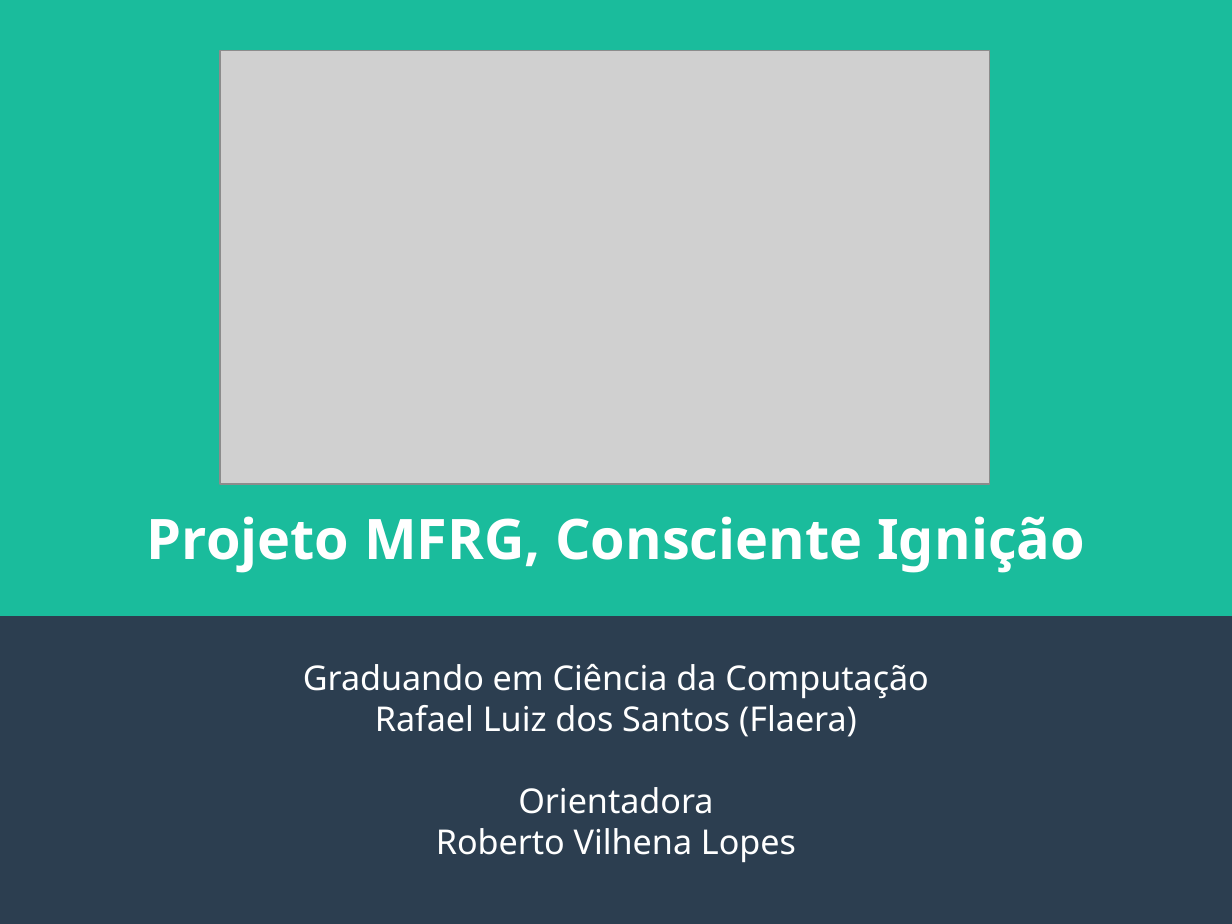
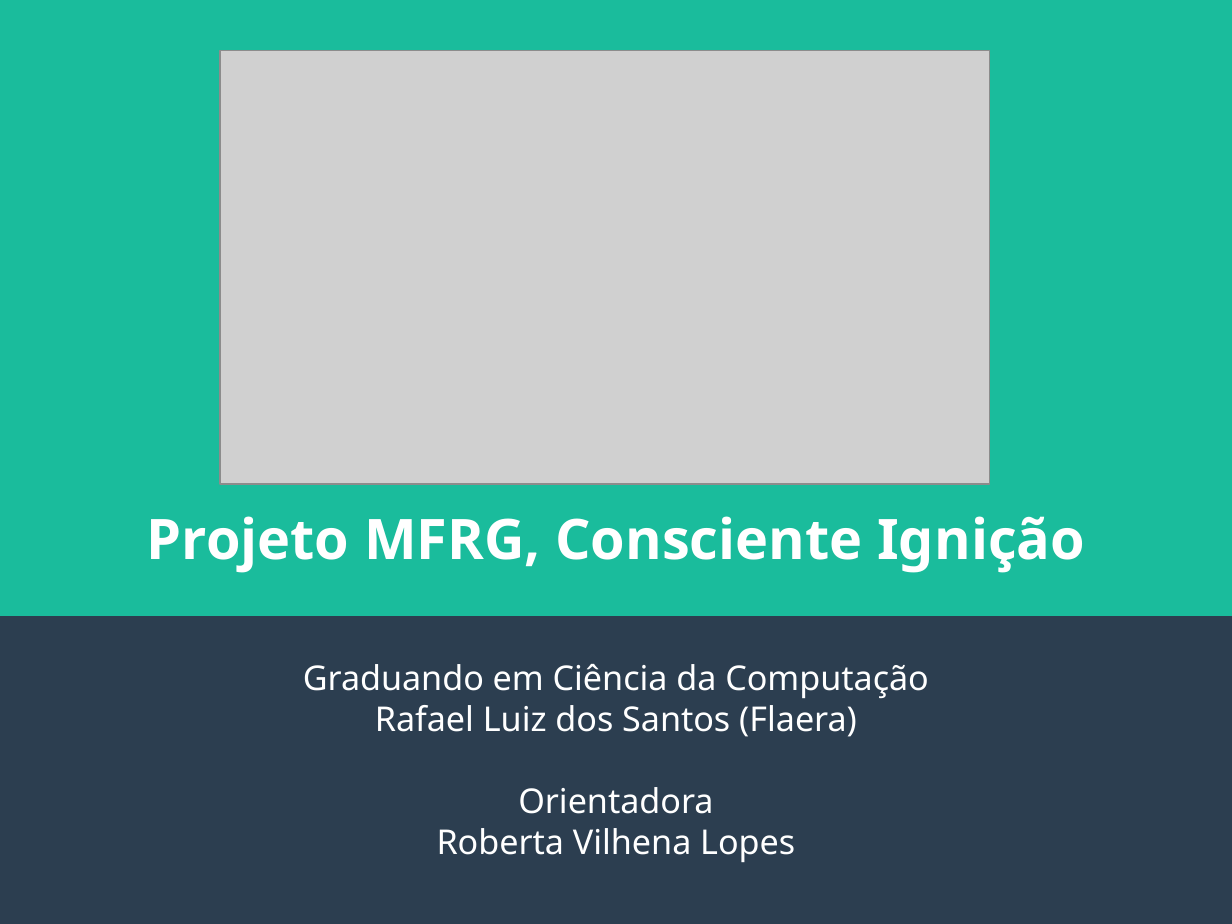
Before and after one commit to Flaera/MFRG, a slide deck: slide 1 of docs/slide_sobre_projeto.odp. Drawn at 1232x924 pixels with LibreOffice and Linux fonts; fonts in the diff are those of the drawing; grey boxes stand for pictures. Boxes give left, top, right and bottom in pixels: in the first picture for what was removed or moved away, otherwise in the second. Text is boxed around its words. In the diff, an @@ line names an element or a change of style, - is before the commit and + after.

```diff
--- a/docs/slide_sobre_projeto.odp
+++ b/docs/slide_sobre_projeto.odp
@@ subtitle at (437,828,795,862): text changed @@
-Roberto Vilhena Lopes
+Roberta Vilhena Lopes
```
Also in this commit, not shown: 21 other files.
